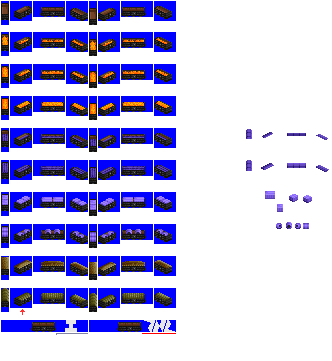
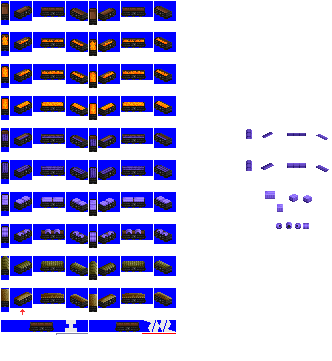
Revision of a layered 332 x 361 image; what changed, layer by layer:
added layer "tarps 900" above "loads 900" over [1, 256, 172, 306]
painted on "loads 900" over [1, 199, 172, 307]
painted on "TOKI 900" over [29, 322, 142, 332]
